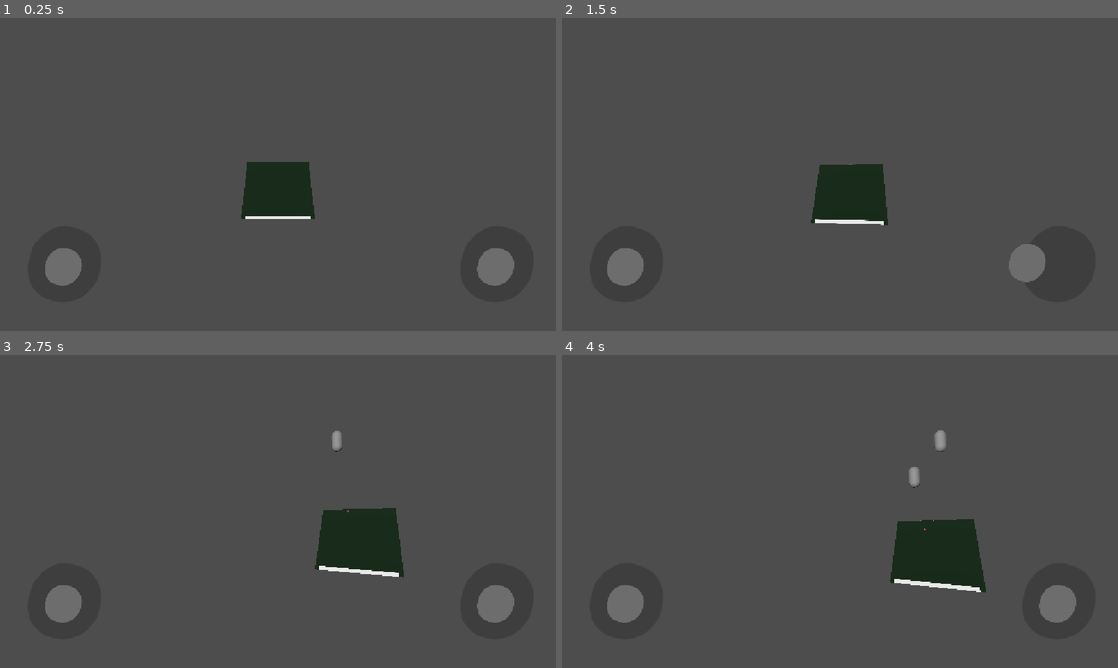
Above: before the commit, frames 1-4 (two rows, left to right).
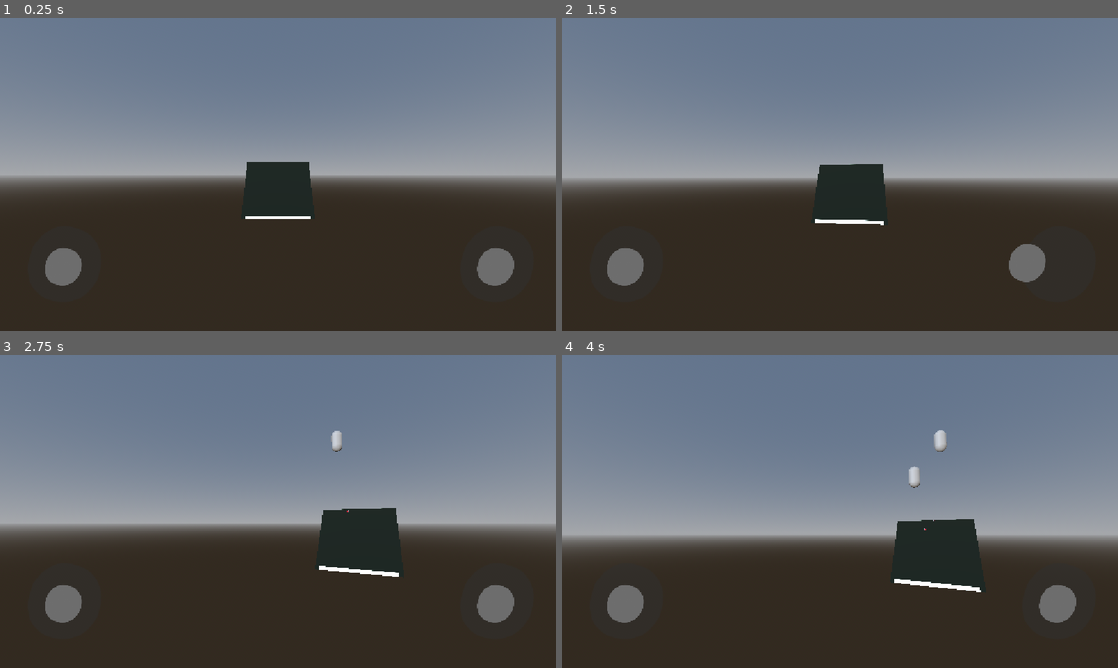
Above: after the commit, the same moments.

Repository: freefrol/missle-commander-mvp
Game: Godot game, scene res://ProjectMCMVP/Scene/GameManager.tscn
Two runs of this game, one before a commit and one after it. Both use one fixed random seed, a clock stepped at 60 frames per second and the inputs below.
Inputs (mouse positions are in pixels of both pictures, inside the frame that each line leads up to):
- Up to frame 1 (0.25 s): no input
- Up to frame 2 (1.5 s): tap Enter at 0.5 s; drag from (623, 268) to (895, 105) at 0.52 s; drag from (1056, 268) to (812, 237) at 1.27 s
- Up to frame 3 (2.75 s): move the mouse to (333, 442) at 2.02 s; click (333, 442) at 2.17 s
- Up to frame 4 (4 s): drag from (812, 574) to (673, 464) at 2.77 s; move the mouse to (1006, 558) at 3.52 s; click (1006, 558) at 3.67 s

The runs differ from the first frame. In frame 1, 90% of the frame differs, in the area x 0-100%, y 0-100%; in frame 2, 90%; in frame 3, 89%; in frame 4, 89%.

Commit message:
Last Sync: 2026-10-16 23:23 (Mobile)

Diff:
--- a/ProjectMCMVP/Scene/GameManager.tscn
+++ b/ProjectMCMVP/Scene/GameManager.tscn
@@ -10,6 +10,8 @@
 [ext_resource type="Script" uid="uid://0g31b14hmha0" path="res://ProjectMCMVP/Script/Controller/ShootController.gd" id="6_olnhy"]
 [ext_resource type="PackedScene" uid="uid://br2y2retsdvyg" path="res://ProjectMCMVP/Scene/View2d/CityView2d.tscn" id="6_wpru5"]
 [ext_resource type="PackedScene" uid="uid://byf4clro1nw8u" path="res://ProjectMCMVP/Scene/View3d/EnemyMissileView3d.tscn" id="8_5uf2e"]
+[ext_resource type="PackedScene" uid="uid://dtb2gvk8s3o27" path="res://ProjectMCMVP/Scene/View3d/PlayerMissileView3d.tscn" id="10_thtin"]
+[ext_resource type="PackedScene" uid="uid://dvd68dyys7dac" path="res://ProjectMCMVP/Scene/View3d/ExplosionView3d.tscn" id="11_3klw6"]
 [ext_resource type="Script" uid="uid://c33cpvigqiso6" path="res://ProjectMCMVP/Script/Controller/StickControl.gd" id="11_qft2m"]
 [ext_resource type="Texture2D" uid="uid://41bfeg1k5qr4" path="res://ProjectMCMVP/Sprite/Circle (20261014102636).png" id="11_wpru5"]
 
@@ -29,6 +31,15 @@
 
 [sub_resource type="BoxShape3D" id="BoxShape3D_g7b7a"]
 size = Vector3(1, 1, 0.1)
+
+[sub_resource type="ProceduralSkyMaterial" id="ProceduralSkyMaterial_thtin"]
+
+[sub_resource type="Sky" id="Sky_gyc6d"]
+sky_material = SubResource("ProceduralSkyMaterial_thtin")
+
+[sub_resource type="Environment" id="Environment_g7b7a"]
+background_mode = 2
+sky = SubResource("Sky_gyc6d")
 
 [node name="GameManager" type="Node2D" unique_id=913984937 node_paths=PackedStringArray("viewManager", "shootController", "restartButton", "canvas")]
 script = ExtResource("1_meahf")
@@ -61,7 +72,7 @@
 [node name="ColorRect" type="ColorRect" parent="SubViewport/Node2D" unique_id=1278613860]
 offset_right = 512.0
 offset_bottom = 512.0
-color = Color(0, 0.15, 0.0375, 1)
+color = Color(0, 0.06666667, 0, 1)
 
 [node name="ViewManager" type="Node" parent="." unique_id=1455506871 node_paths=PackedStringArray("subViewport", "worldNode2d")]
 script = ExtResource("2_j5wpf")
@@ -73,6 +84,8 @@
 explosionView = ExtResource("6_5uf2e")
 cityViewScene = ExtResource("6_wpru5")
 enemyMissileView3D = ExtResource("8_5uf2e")
+playerMissileView3d = ExtResource("10_thtin")
+explosionView3d = ExtResource("11_3klw6")
 
 [node name="ShootController" type="Node2D" parent="." unique_id=1862675667 node_paths=PackedStringArray("camera", "monitor")]
 script = ExtResource("6_olnhy")
@@ -180,3 +193,6 @@
 offset_bottom = 320.0
 scale = Vector2(0.5, 0.5)
 texture = ExtResource("11_wpru5")
+
+[node name="WorldEnvironment" type="WorldEnvironment" parent="." unique_id=45353479]
+environment = SubResource("Environment_g7b7a")
--- /dev/null
+++ b/ProjectMCMVP/Scene/View3d/ExplosionView3d.tscn
@@ -0,0 +1,22 @@
+[gd_scene format=3 uid="uid://dvd68dyys7dac"]
+
+[ext_resource type="Script" uid="uid://cxidhxnwigdu6" path="res://ProjectMCMVP/Script/View/View3D/ExplosionView3D.gd" id="1_gftcr"]
+
+[sub_resource type="SphereMesh" id="SphereMesh_g7b7a"]
+radius = 1.0
+height = 2.0
+
+[sub_resource type="StandardMaterial3D" id="StandardMaterial3D_niwli"]
+transparency = 1
+albedo_color = Color(1, 0.65, 0, 0.6745098)
+albedo_texture_msdf = true
+emission_enabled = true
+emission = Color(1, 0.622, 0.19, 1)
+
+[node name="ExplosionView3d" type="Node3D" unique_id=814743714]
+top_level = true
+script = ExtResource("1_gftcr")
+
+[node name="MeshInstance3D" type="MeshInstance3D" parent="." unique_id=1186997842]
+mesh = SubResource("SphereMesh_g7b7a")
+surface_material_override/0 = SubResource("StandardMaterial3D_niwli")
--- /dev/null
+++ b/ProjectMCMVP/Scene/View3d/PlayerMissileView3d.tscn
@@ -0,0 +1,11 @@
+[gd_scene format=3 uid="uid://dtb2gvk8s3o27"]
+
+[ext_resource type="Script" uid="uid://d1ci71eca7rjp" path="res://ProjectMCMVP/Script/View/View3D/PlayerMissileView3d.gd" id="1_ge74f"]
+
+[sub_resource type="CapsuleMesh" id="CapsuleMesh_g7b7a"]
+
+[node name="EnemyMissileView3d" type="Node3D" unique_id=434954972]
+script = ExtResource("1_ge74f")
+
+[node name="MeshInstance3D" type="MeshInstance3D" parent="." unique_id=1790228095]
+mesh = SubResource("CapsuleMesh_g7b7a")
--- a/ProjectMCMVP/Script/Controller/ViewManager.gd
+++ b/ProjectMCMVP/Script/Controller/ViewManager.gd
@@ -9,6 +9,8 @@
 @export var explosionView: PackedScene
 @export var cityViewScene: PackedScene
 @export var enemyMissileView3D : PackedScene
+@export var playerMissileView3d : PackedScene
+@export var explosionView3d : PackedScene
 
 var views: Dictionary = {}
 var views3d: Dictionary = {}
@@ -36,7 +38,7 @@
 	view.missileData = missile
 	worldNode2d.add_child(view)
 	views[missile] = view
-	"restartButton"
+
 	var view3d : EnemyMissileView3D = enemyMissileView3D.instantiate()
 	view3d.missileData = missile
 	add_child(view3d)
@@ -54,6 +56,11 @@
 	worldNode2d.add_child(view)
 	views[missile] = view
 
+	var view3d : PlayerMissileView3d = playerMissileView3d.instantiate()
+	view3d.missileData = missile
+	add_child(view3d)
+	views3d[missile] = view3d
+
 func onEntityRemoved(entity: Entity):
 	var view = views.get(entity)
 	if view:
@@ -70,3 +77,8 @@
 	view.explosionData = explosion
 	worldNode2d.add_child(view)
 	views[explosion] = view
+
+	var view3d : ExplosionView3D = explosionView3d.instantiate()
+	view3d.explosionData = explosion
+	add_child(view3d)
+	views3d[explosion] = view3d
--- /dev/null
+++ b/ProjectMCMVP/Script/View/View3D/ExplosionView3D.gd
@@ -0,0 +1,18 @@
+class_name ExplosionView3D
+extends Node3D
+
+var explosionData: ExplosionData
+@export var worldSize: float = 20.0
+
+func _process(delta: float):
+	if explosionData == null:
+		return
+
+	position = Vector3(
+		(explosionData.position.x - 0.5) * worldSize,
+		-(explosionData.position.y - 0.5) * worldSize,
+		-20.0
+	)
+
+	var r = explosionData.currentRadius * worldSize
+	scale = Vector3.ONE * r
--- /dev/null
+++ b/ProjectMCMVP/Script/View/View3D/PlayerMissileView3d.gd
@@ -0,0 +1,14 @@
+class_name PlayerMissileView3d
+
+extends Node3D
+
+var missileData: PlayerMissileData
+var worldSize: float = 20.0
+
+func _process(delta: float):
+	if missileData == null: return
+	position = Vector3(
+		(missileData.position.x - 0.5) * worldSize,
+		-(missileData.position.y - 0.5) * worldSize,
+		-20.0
+	)
Not shown, added: ProjectMCMVP/Script/View/View3D/ExplosionView3D.gd.uid
Not shown, added: ProjectMCMVP/Script/View/View3D/PlayerMissileView3d.gd.uid
